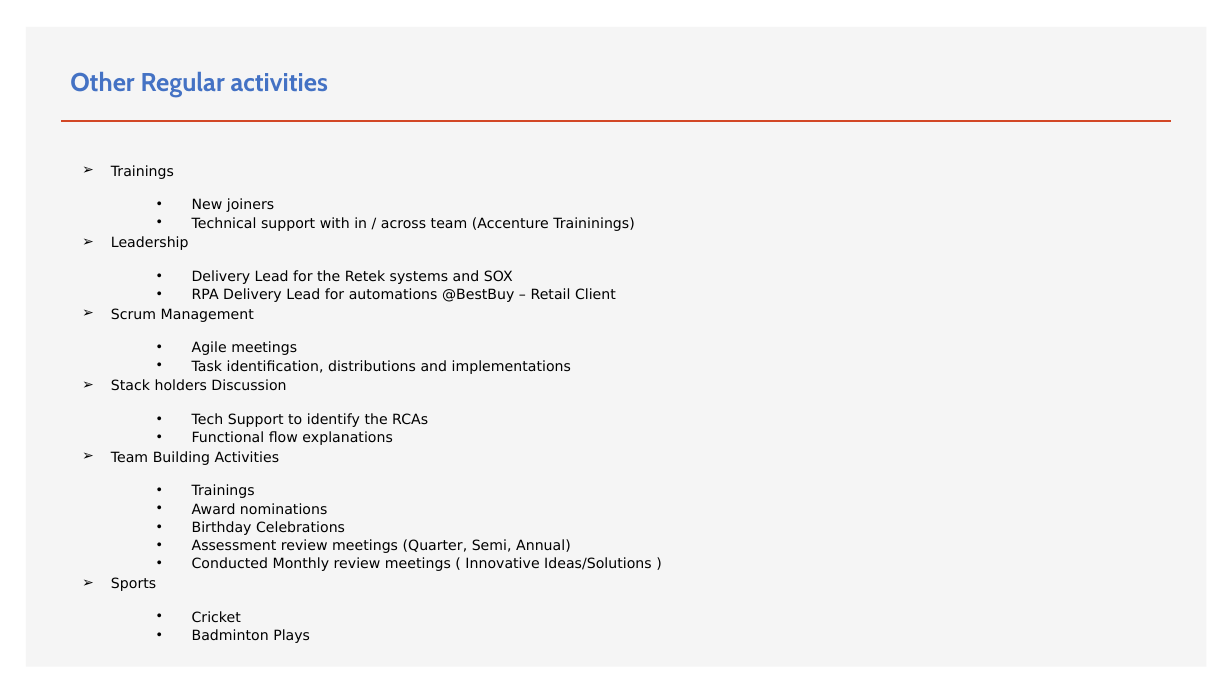
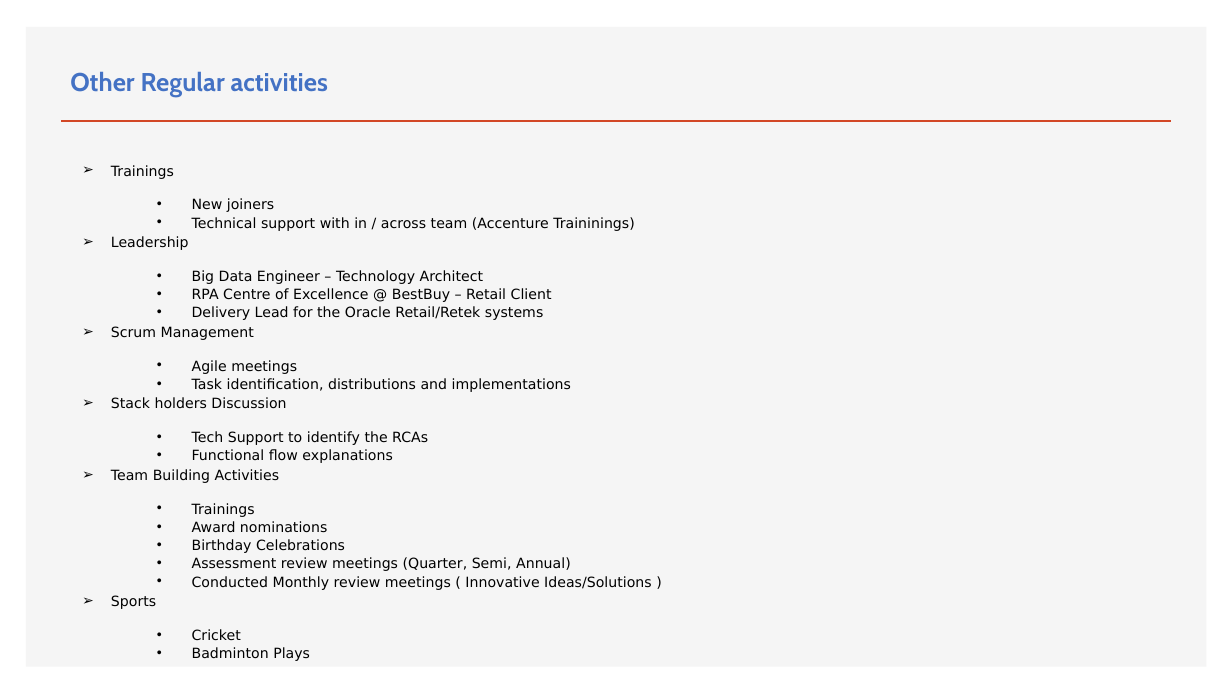
Before and after one commit to sureshcs0524/CV, a slide deck: slide 5 of Suresh_Roles_Responsibilities.pptx. Drawn at 1232x693 pixels with LibreOffice and Linux fonts; fonts in the diff are those of the drawing; background and template pictures are left out. Boxes give left, top, right and bottom in pixels: in the first picture for what was removed or moved away, otherwise in the second. Text is boxed around its words. In the diff, an @@ line names an element or a change of style, - is before the commit and + after.

Commit message:
3rd Commit

```diff
--- a/Suresh_Roles_Responsibilities.pptx
+++ b/Suresh_Roles_Responsibilities.pptx
@@ text at (192,270,552,320): text changed @@
-    • Delivery Lead for the Retek systems and SOX
-    • RPA Delivery Lead for automations @BestBuy – Retail Client
+    • Big Data Engineer – Technology Architect
+    • RPA Centre of Excellence @ BestBuy – Retail Client
+    • Delivery Lead for the Oracle Retail/Retek systems
```
Also in this commit, not shown: 2 other slides changed.
